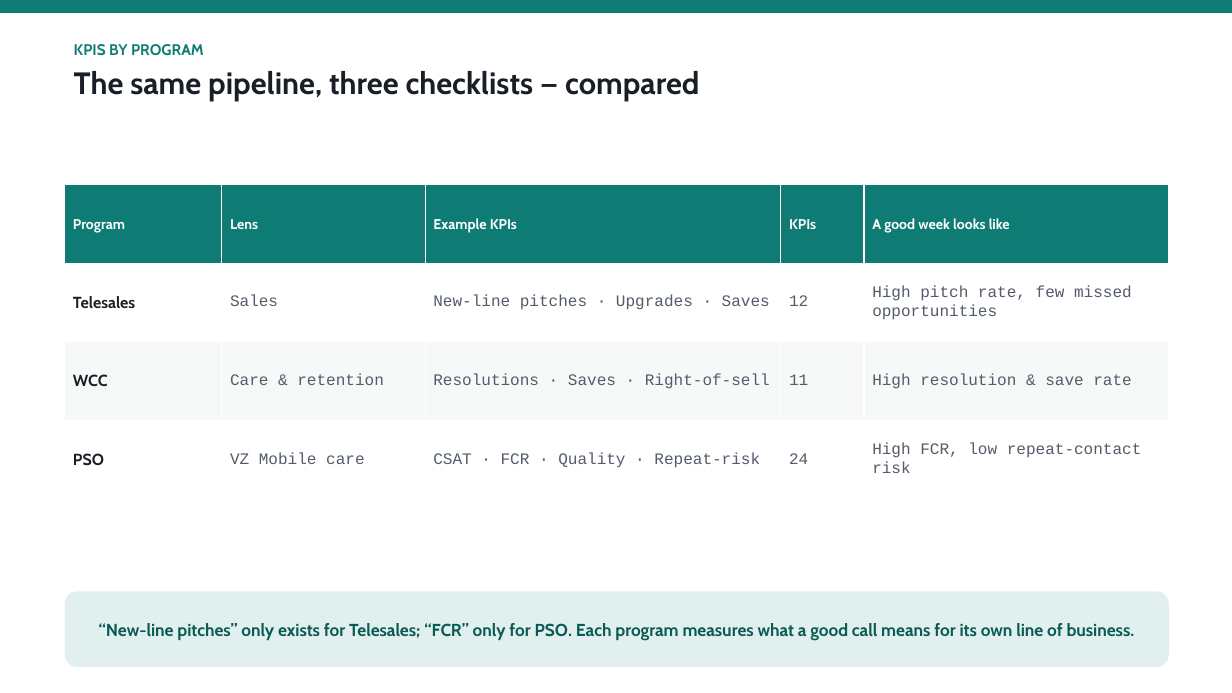
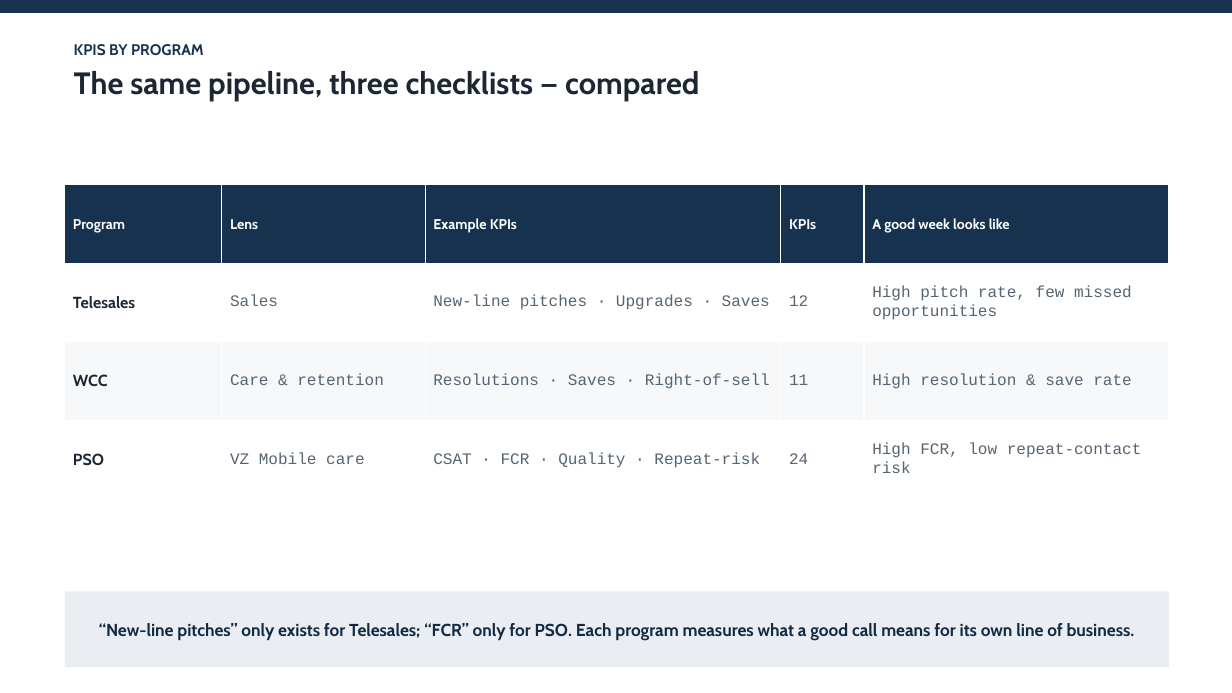
Before and after one commit to shyamanugu/LLMOps, a slide deck: slide 6 of usecases/ai_pipeline 2/docs/APIX_Metrics_Discussion.pptx. Drawn at 1232x693 pixels with LibreOffice and Linux fonts; fonts in the diff are those of the drawing. Boxes give left, top, right and bottom in pixels: in the first picture for what was removed or moved away, otherwise in the second. Text is boxed around its words. In the diff, an @@ line names an element or a change of style, - is before the commit and + after.

```diff
--- a/usecases/ai_pipeline 2/docs/APIX_Metrics_Discussion.pptx
+++ b/usecases/ai_pipeline 2/docs/APIX_Metrics_Discussion.pptx
@@ rectangle at box(0, 0, 1232, 13): fill #0E7C74 to #16324F @@
@@ text "KPIS BY PROGRAM" at box(74, 44, 699, 100): text colour #0E7C74 to #16324F in "KPIS BY PROGRAM"; text colour #1A1F27 to #1C2733 in "The same pipeline, three checklists — compared" @@
@@ table at box(65, 185, 1169, 499) @@
@@ fill #0E7C74 to #16324F in row 1 @@
@@ fill #F7F9F8 to #F6F8FA in row 3 @@
@@ text colour #1A1F27 to #1C2733 in "Telesales", "WCC", "PSO" @@
@@ text colour #535C6A to #566573 in "Sales", "New-line pitches · Upgrades · Saves", "12", "High pitch rate, few missed opportunities" and 8 more places @@
@@ rectangle "“New-line pitches” only exists for ..." at box(65, 592, 1169, 667): text colour #0A5B55 to #122A42; rounded rectangle to rectangle; fill #E1F0EE to #EAEEF2 @@
```
Also in this commit, not shown: 7 other slides changed, 1 other file.
